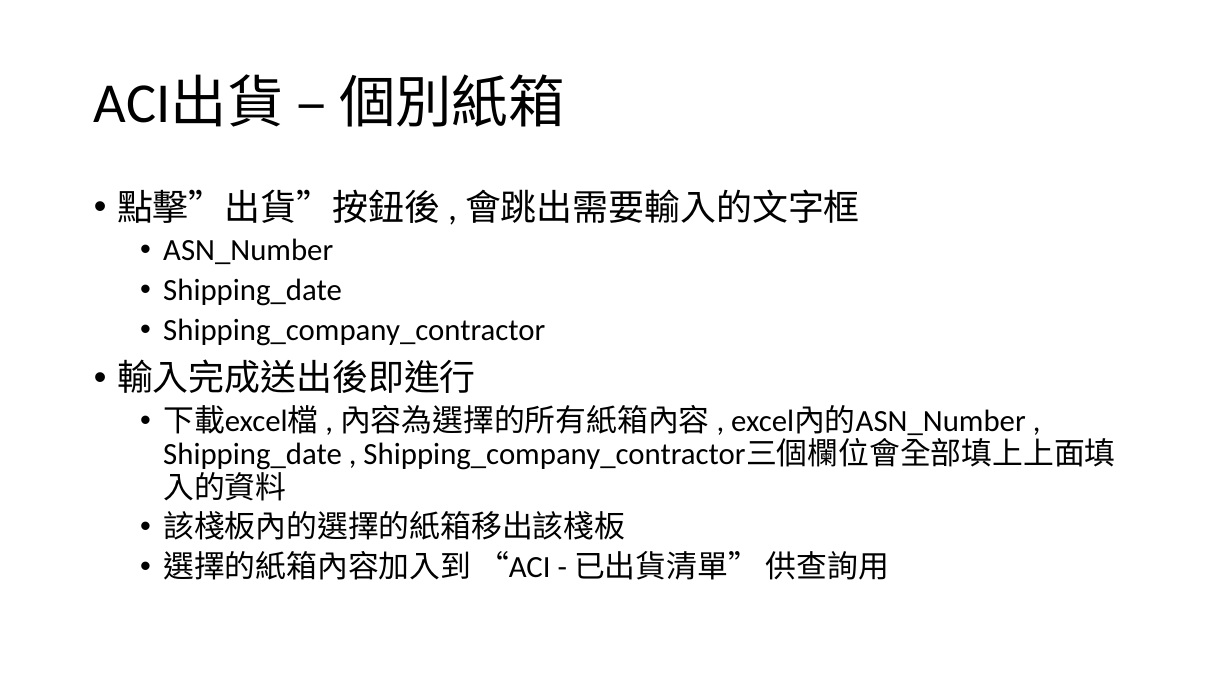
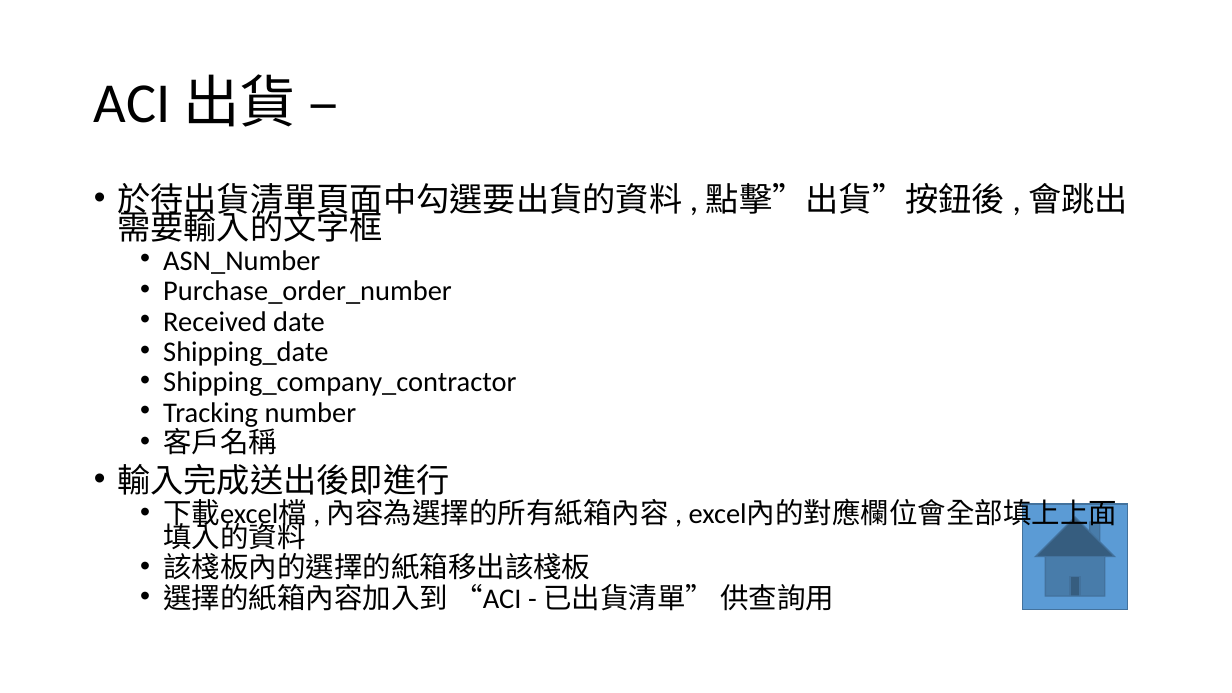
Before and after one commit to CrayHung/twoway-scanner, a slide deck: slide 26 of ACI庫存操作.pptx (slide 21 before the commit). Drawn at 1232x693 pixels with LibreOffice and Linux fonts; fonts in the diff are those of the drawing. Boxes give left, top, right and bottom in pixels: in the first picture for what was removed or moved away, otherwise in the second. Text is boxed around its words. In the diff, an @@ line names an element or a change of style, - is before the commit and + after.

Commit message:
新增出貨清單+已出貨歷史清單

```diff
--- a/ACI庫存操作.pptx
+++ b/ACI庫存操作.pptx
@@ title at (x1=94, y1=74, x2=296, y2=127): text changed @@
-ACI出貨 – 個別紙箱
+ACI 出貨 –
@@ text at (x1=117, y1=183, x2=1128, y2=242): text changed; size 28 to 25.9 pt @@
-• 點擊”出貨”按鈕後 , 會跳出需要輸入的文字框
+• 於待出貨清單頁面中勾選要出貨的資料 , 點擊”出貨”按鈕後 , 會跳出需要輸入的文字框
@@ text at (x1=117, y1=250, x2=834, y2=611): size 24 to 22.2 pt in "ASN_Number", "Shipping_date", "Shipping_company_contractor", "該棧板內的選擇的紙箱移出該棧板" and 1 more places; size 28 to 25.9 pt in "輸入完成送出後即進行"; line spacing 0.9 to 0.7 @@
@@ text at (x1=163, y1=280, x2=452, y2=332): paragraphs added @@
+  • Purchase_order_number
+  • Received date
@@ text at (x1=163, y1=402, x2=357, y2=455): paragraphs added @@
+  • Tracking number
+  • 客戶名稱
@@ text at (x1=163, y1=499, x2=669, y2=531): text changed; size 24 to 22.2 pt @@
-  • 下載excel檔 , 內容為選擇的所有紙箱內容 , excel內的ASN_Number , Shipping_date , Shipping_company_contractor三個欄位會全部填上上面填入的資料
+  • 下載excel檔 , 內容為選擇的所有紙箱內容 , excel內的對應欄位會全部填上上面填入的資料
@@ action button home added at (x1=1022, y1=504, x2=1128, y2=609), fill #5B9BD5, outline #43739E 1 pt @@
```
Also in this commit, not shown: 17 other slides changed, 3 slides added, 3 slides removed, 2 other files.
